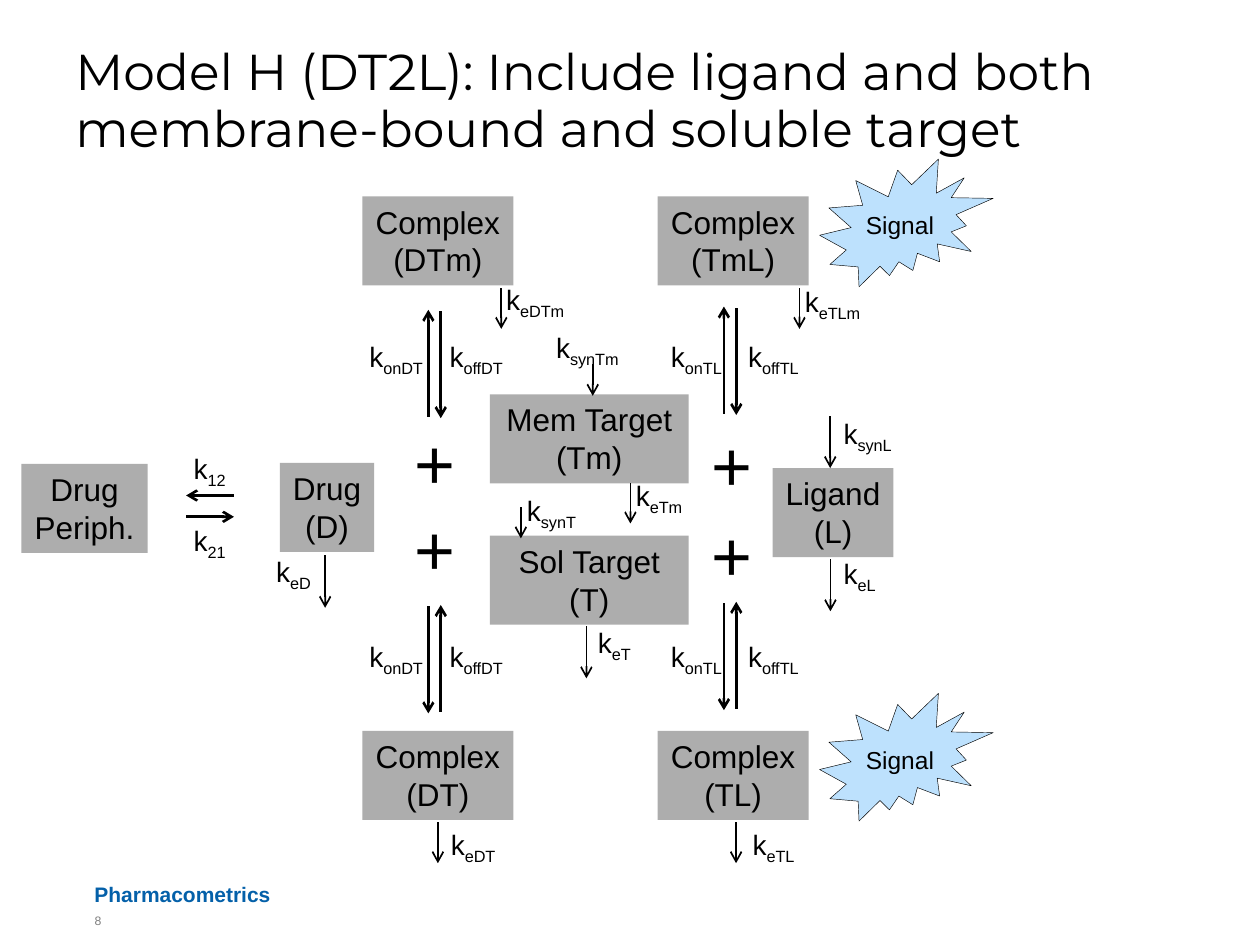
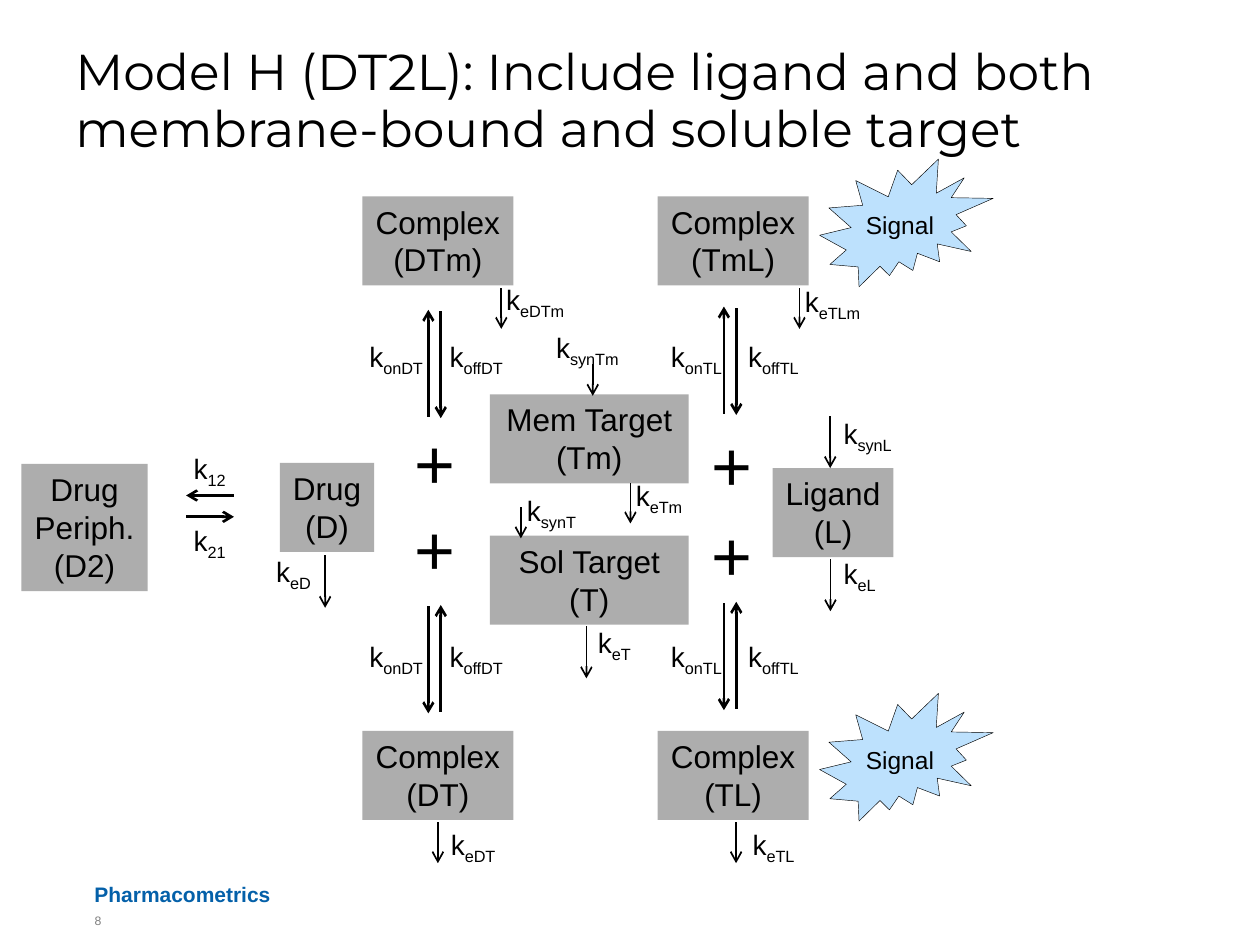
Before and after one commit to iamstein/TMDD_EndogenousLigand, a slide deck: slide 8 of doc/2018-07-24_Stein_Model_Diagram_Library.pptx. Drawn at 1260x945 pixels with LibreOffice and Linux fonts; fonts in the diff are those of the drawing; background and template pictures are left out. Boxes give left, top, right and bottom in pixels: in the first picture for what was removed or moved away, otherwise in the second. Text is boxed around its words. In the diff, an @@ line names an element or a change of style, - is before the commit and + after.

```diff
--- a/doc/2018-07-24_Stein_Model_Diagram_Library.pptx
+++ b/doc/2018-07-24_Stein_Model_Diagram_Library.pptx
@@ rectangle "Drug" resized from (x1=21, y1=464, x2=147, y2=553) to (x1=21, y1=464, x2=147, y2=591) @@
@@ text in rectangle at (x1=54, y1=554, x2=115, y2=583): paragraph added @@
+(D2)
```
Also in this commit, not shown: 1 other slide changed, 1 slide added, 4 other files.
